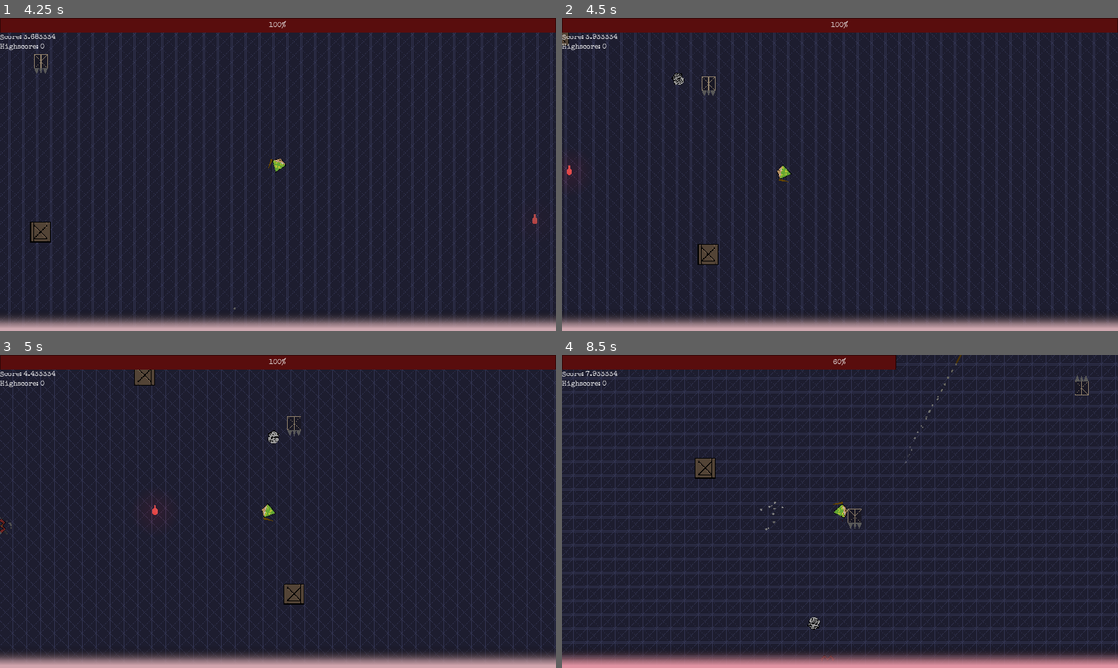
Above: before the commit, frames 1-4 (two rows, left to right).
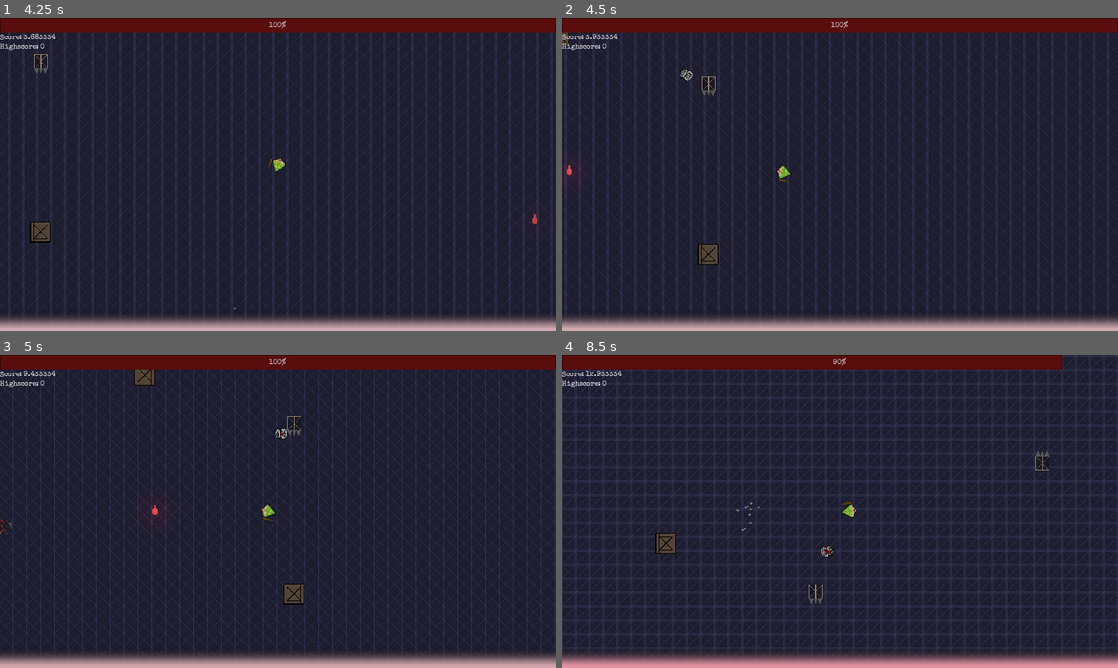
Above: after the commit, the same moments.

Repository: thx4nothing/LD51
Game: Godot game, scene res://core/Menu.tscn
Same seed, same stepped clock (60 frames per second), same inputs: the game is played once before the commit and once after it. Sound files missing from this copy of the repository are replaced by a short silence.
Inputs (mouse positions are in pixels of both pictures, inside the frame that each line leads up to):
- Up to frame 1 (4.25 s): click "Start Game" at 0.5 s; tap Enter at 1.25 s; move the mouse to (400, 158) at 1.27 s; hold D (move_right) 1.28-2.03 s; right-click (400, 158) at 1.35 s; move the mouse to (166, 190) at 2.02 s; hold S (move_down) 2.03-2.78 s; click (166, 190) at 2.1 s; move the mouse to (333, 105) at 2.77 s; hold D (move_right) 2.78-3.53 s; right-click (333, 105) at 2.85 s; move the mouse to (250, 237) at 3.52 s; hold W (move_up) from 3.53 s (still down); click (250, 237) at 3.6 s
- Up to frame 2 (4.5 s): move the mouse to (1006, 221) at 4.27 s; release W (move_up) at 4.28 s; hold A (move_left) from 4.28 s (still down); right-click (1006, 221) at 4.35 s
- Up to frame 3 (5 s): keep holding A (move_left)
- Up to frame 4 (8.5 s): move the mouse to (673, 464) at 5.02 s; click (673, 464) at 5.1 s; move the mouse to (867, 511) at 5.77 s; release A (move_left) at 5.78 s; hold S (move_down) 5.78-6.53 s; right-click (867, 511) at 5.85 s; move the mouse to (756, 433) at 6.52 s; hold D (move_right) 6.53-7.28 s; click (756, 433) at 6.6 s; move the mouse to (962, 495) at 7.27 s; hold W (move_up) 7.28-8.03 s; right-click (962, 495) at 7.35 s; move the mouse to (728, 527) at 8.02 s; hold D (move_right) from 8.03 s (still down); click (728, 527) at 8.1 s

Frame 1 is identical in both runs. In frame 2, 0.1% of the frame differs, in the area x 19-24%, y 16-22%; in frame 3, 0.1%; in frame 4, 35%, in the area x 0-100%, y 0-98%.

Commit message:
disabled avoidance, so that html version works

Diff:
--- a/characters/enemies/BaseEnemy.tscn
+++ b/characters/enemies/BaseEnemy.tscn
@@ -84,7 +84,6 @@
 
 [node name="NavigationAgent2D" type="NavigationAgent2D" parent="."]
 target_desired_distance = 16.0
-avoidance_enabled = true
 radius = 40.0
 neighbor_dist = 100.0
 time_horizon = 10.0
--- a/characters/enemies/enemy.gd
+++ b/characters/enemies/enemy.gd
@@ -125,6 +125,7 @@
 		var steering := (desired_velocity - velocity) * delta * 4.0
 		velocity += steering
 		navigation_agent_2d.set_velocity(velocity)
+		move(velocity)
 		#add_central_force(velocity)
 		if randf() > 0.995 and not battle_cry_sound.playing:
 			battle_cry_sound.play()
--- a/project.godot
+++ b/project.godot
@@ -112,8 +112,7 @@
 
 window/size/width=1280
 window/size/height=720
-window/size/test_width=1920
-window/size/test_height=1080
+window/size/fullscreen=true
 mouse_cursor/custom_image="res://assets/crosshair.png"
 window/stretch/mode="2d"
 window/stretch/aspect="keep_height"
